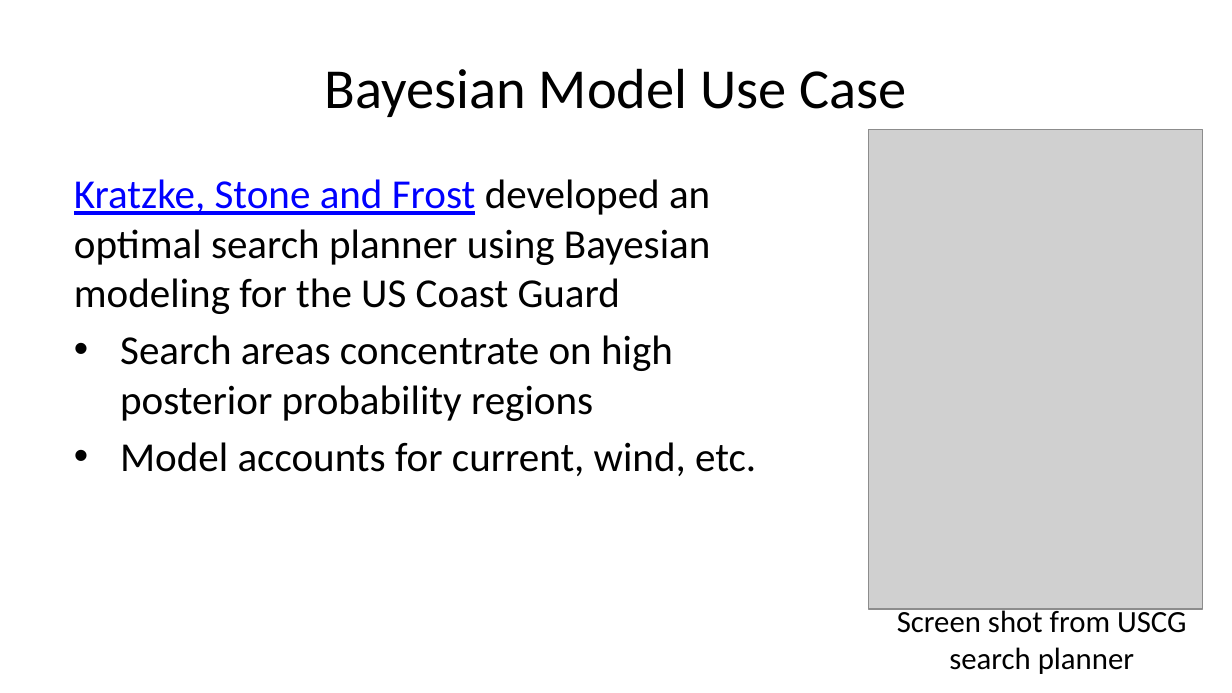
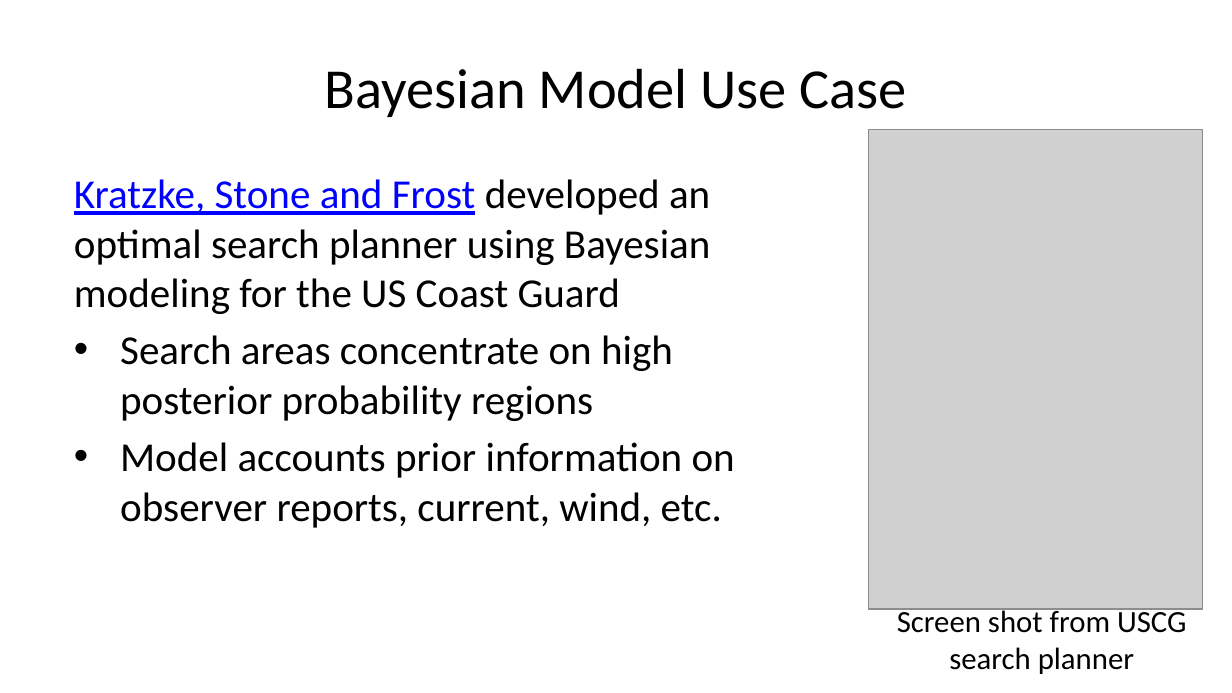
Before and after one commit to StephenElston/CSCI-E-83, a slide deck: slide 6 of LectureSlides/07_IntroductionToBayesModels.pptx. Drawn at 1232x693 pixels with LibreOffice and Linux fonts; fonts in the diff are those of the drawing; grey boxes stand for pictures. Boxes give left, top, right and bottom in pixels: in the first picture for what was removed or moved away, otherwise in the second. Text is boxed around its words. In the diff, an @@ line names an element or a change of style, - is before the commit and + after.

```diff
--- a/LectureSlides/07_IntroductionToBayesModels.pptx
+++ b/LectureSlides/07_IntroductionToBayesModels.pptx
@@ text at (120, 442, 735, 528): text changed @@
-• Model accounts for current, wind, etc.
+• Model accounts prior information on observer reports, current, wind, etc.
```
Also in this commit, not shown: 8 other slides changed, 1 slide removed.
